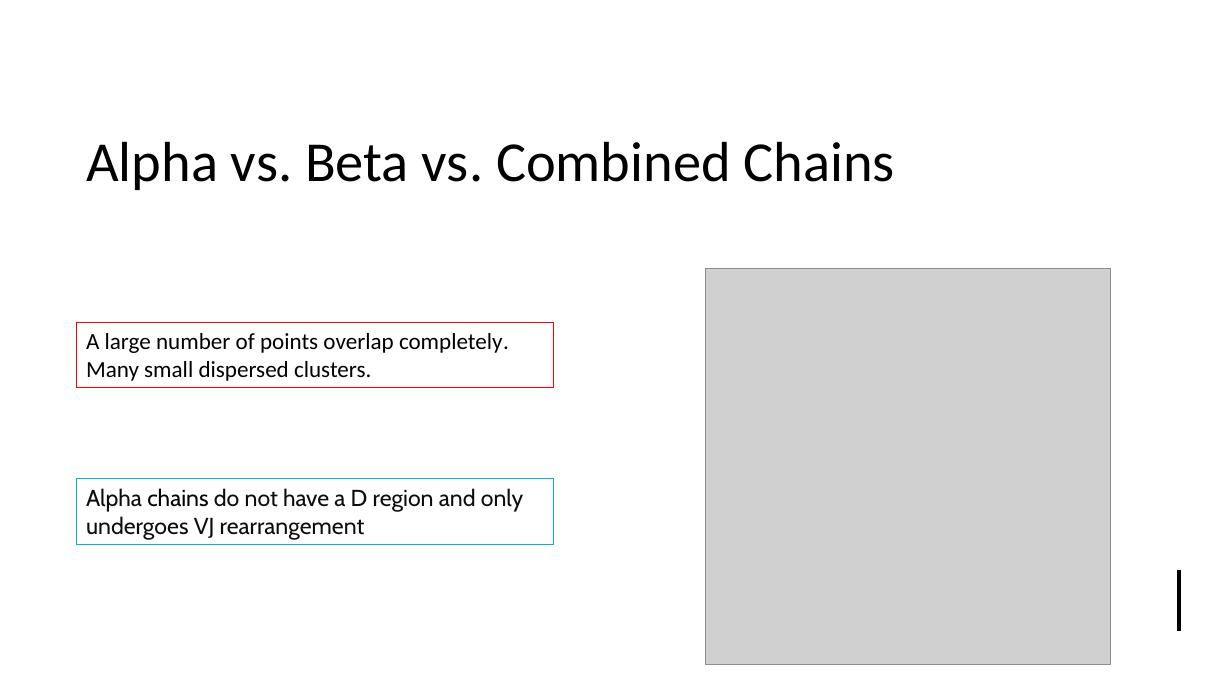
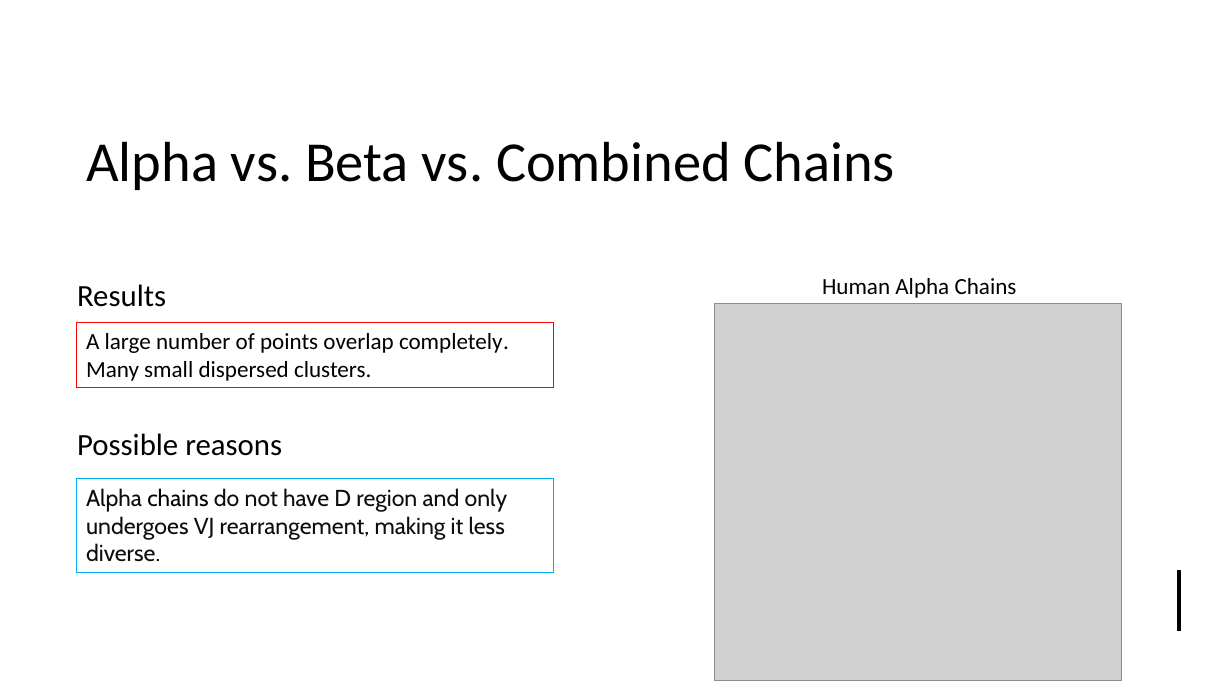
Before and after one commit to UoB-DSMP-2023-24/dsmp-2024-group4, a slide deck: slide 11 of summative presentation/Summative Oral Presentation-Group 4.pptx. Drawn at 1232x693 pixels with LibreOffice and Linux fonts; fonts in the diff are those of the drawing; grey boxes stand for pictures. Boxes give left, top, right and bottom in pixels: in the first picture for what was removed or moved away, otherwise in the second. Text is boxed around its words. In the diff, an @@ line names an element or a change of style, - is before the commit and + after.

```diff
--- a/summative presentation/Summative Oral Presentation-Group 4.pptx
+++ b/summative presentation/Summative Oral Presentation-Group 4.pptx
@@ text added at [77, 284, 166, 307], 24 pt, text #000000 @@
+Results
@@ text added at [822, 278, 1017, 298], 18 pt, text #000000 @@
+Human Alpha Chains
@@ picture: place and size @@
-picture at [705, 268, 1110, 665]
+picture at [715, 304, 1122, 681]
@@ text added at [77, 433, 282, 456], 24 pt, text #000000 @@
+Possible reasons
@@ rectangle "Alpha chains do not have ...": place and size @@
-rectangle "Alpha chains do not have ..." at [77, 479, 554, 544]
+rectangle "Alpha chains do not have ..." at [77, 479, 554, 572]
@@ text in rectangle at [86, 488, 508, 562]: text changed @@
-Alpha chains do not have a D region and only undergoes VJ rearrangement
+Alpha chains do not have D region and only undergoes VJ rearrangement, making it less diverse.
```
Also in this commit, not shown: 4 other slides changed, 1 slide removed.
